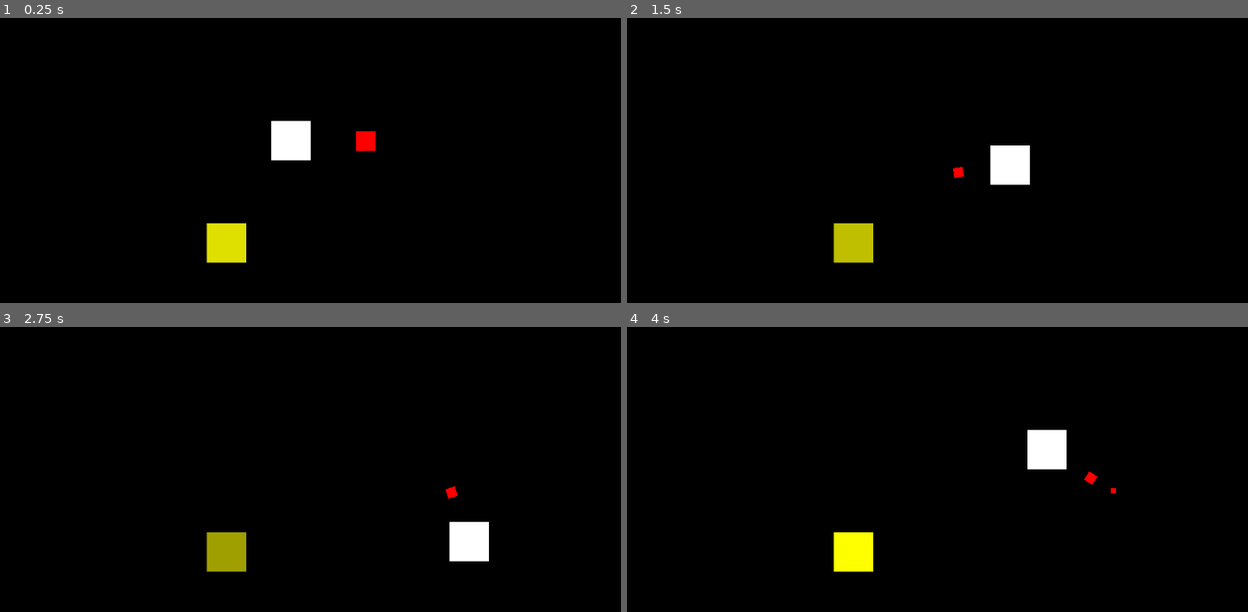
Above: before the commit, frames 1-4 (two rows, left to right).
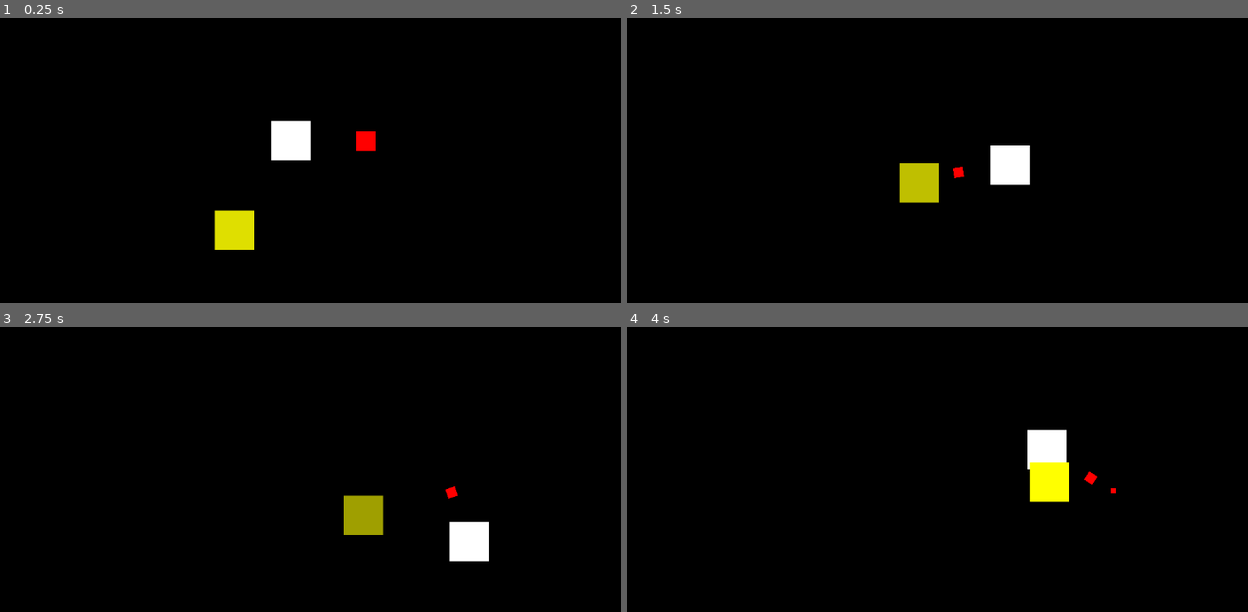
Above: after the commit, the same moments.

Repository: iguessfive/patch-notes-v1.0
Game: Godot game, scene res://main.tscn
Same seed, same stepped clock (60 frames per second), same inputs: the game is played once before the commit and once after it.
Inputs (mouse positions are in pixels of both pictures, inside the frame that each line leads up to):
- Up to frame 1 (0.25 s): no input
- Up to frame 2 (1.5 s): move the mouse to (1130, 151) at 0.52 s; hold D 0.53-1.28 s; move the mouse to (831, 191) at 1.27 s; hold S from 1.28 s (still down)
- Up to frame 3 (2.75 s): move the mouse to (416, 392) at 2.02 s; release S at 2.03 s; hold D from 2.03 s (still down)
- Up to frame 4 (4 s): move the mouse to (937, 557) at 2.77 s; release D at 2.78 s; hold W 2.78-3.53 s; move the mouse to (1185, 537) at 3.52 s; hold A from 3.53 s (still down)

The runs differ from the first frame. In frame 1, 0.9% of the frame differs, in the area x 33-41%, y 67-87%; in frame 2, 1.8%, in the area x 33-51%, y 50-87%; in frame 3, 1.8%; in frame 4, 1.8%.

Commit message:
added a hit_box & hurt_box node types

Diff:
--- a/scripts/bullet.gd
+++ b/scripts/bullet.gd
@@ -1,4 +1,4 @@
-extends Area2D
+extends HitBox2D
 
 var speed: float = 600.0
 var direction := Vector2.RIGHT
@@ -7,6 +7,9 @@
 var distance_traveled: float = 0.0
 
 @onready var sprite = get_node("Sprite2D")
+
+func _ready() -> void:
+	hit.connect(_on_hit)
 
 func _physics_process(delta: float) -> void:
 	position += speed * direction * delta
@@ -17,3 +20,9 @@
 
 func destroy() -> void:
 	queue_free()
+
+@warning_ignore("unused_parameter")
+func _on_hit(area: HurtBox2D) -> void:
+	# Bullet VFX & SFX
+
+	destroy()
--- /dev/null
+++ b/scripts/hit_box_2d.gd
@@ -0,0 +1,29 @@
+@icon("res://assets/icons/hit_box.png")
+class_name HitBox2D extends Area2D
+
+signal hit(hurt_box: HurtBox2D)
+
+const BIT_PLAYER := 1 << 0
+const BIT_MOB := 1 << 1
+
+@export var effect_value: int = 0
+
+@export_flags("player", "mob") var source: int = BIT_PLAYER: set = set_source
+@export_flags("player", "mob") var target: int = BIT_MOB: set = set_target
+
+func _init() -> void:
+	area_entered.connect(func(area: Area2D) -> void:
+		if area is HurtBox2D:
+			hit.emit(area)
+	)
+
+func set_source(new_value: int) -> void:
+	source = new_value
+	collision_layer = source
+
+func set_target(new_value: int) -> void:
+	target = new_value
+	collision_mask = target
+
+# ------------------- HitBox -------------------
+# ------------------- HurtBox -------------------
--- /dev/null
+++ b/scripts/hurt_box_2d.gd
@@ -0,0 +1,24 @@
+@icon("res://assets/icons/hurt_box.png")
+class_name HurtBox2D extends Area2D
+
+signal hurt(hit_box: HitBox2D)
+
+const BIT_PLAYER := 1 << 0
+const BIT_MOB := 1 << 1
+
+@export_flags("player", "mob") var source: int = BIT_PLAYER: set = set_source
+@export_flags("player", "mob") var target: int = BIT_MOB: set = set_target
+
+func _init() -> void:
+	area_entered.connect(func(area: Area2D) -> void:
+		if area is HitBox2D:
+			hurt.emit(area)
+	)
+
+func set_source(new_value: int) -> void:
+	source = new_value
+	collision_layer = source
+
+func set_target(new_value: int) -> void:
+	target = new_value
+	collision_mask = target
--- a/scripts/mob.gd
+++ b/scripts/mob.gd
@@ -1,7 +1,8 @@
 extends CharacterBody2D
 
 enum State {
-	IDLE
+	IDLE,
+	CHASE,
 }
 
 var state_machine = CallableStateMachine.new()
@@ -9,22 +10,25 @@
 
 func _ready() -> void:
 	# Config States
-	state_machine.add_state(State.IDLE, _on_idle_enter, _on_idle_update, Callable())
+	state_machine.add_state(State.CHASE, _on_chase_enter, _on_chase_update, Callable())
 
-	state_machine.set_initial_state(State.IDLE)
+	state_machine.set_initial_state(State.CHASE)
 
 @warning_ignore("unused_parameter")
 func _process(delta: float) -> void:
 	state_machine.update()
 
-func _on_idle_enter() -> void:
-	idle_anim()
+func _on_chase_enter() -> void:
+	chase_anim()
 
-func _on_idle_update() -> void:
-	print(get_tree().get_first_node_in_group("player"))
-	print("idling")
+func _on_chase_update() -> void:
+	var player = get_tree().get_first_node_in_group("player")
+	if player:
+		var direction = (player.global_position - global_position).normalized()
+		velocity = direction * 100.0
+		move_and_slide()
 
-func idle_anim() -> void:
+func chase_anim() -> void:
 	var tween = create_tween()
 	tween.tween_property($Sprite2D, "modulate:a", 0.5, 1)
 	tween.tween_property($Sprite2D, "modulate:a", 1, 1)
Binary file added: assets/icons/hit_box.png
Not shown, added: assets/icons/hit_box.png.import
Binary file added: assets/icons/hurt_box.png
Not shown, added: assets/icons/hurt_box.png.import
Not shown, added: scripts/hit_box_2d.gd.uid
Not shown, added: scripts/hurt_box_2d.gd.uid
